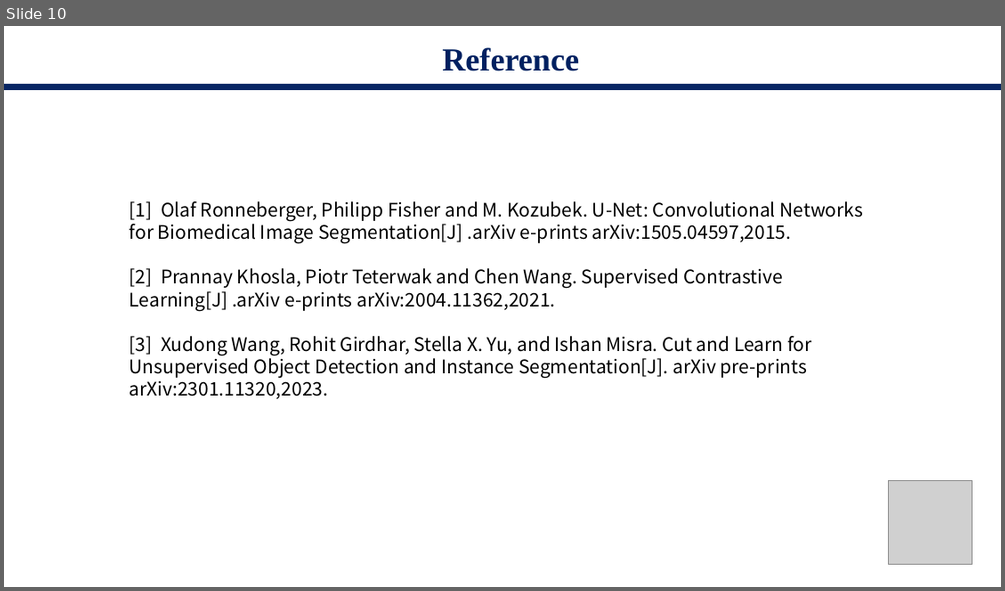
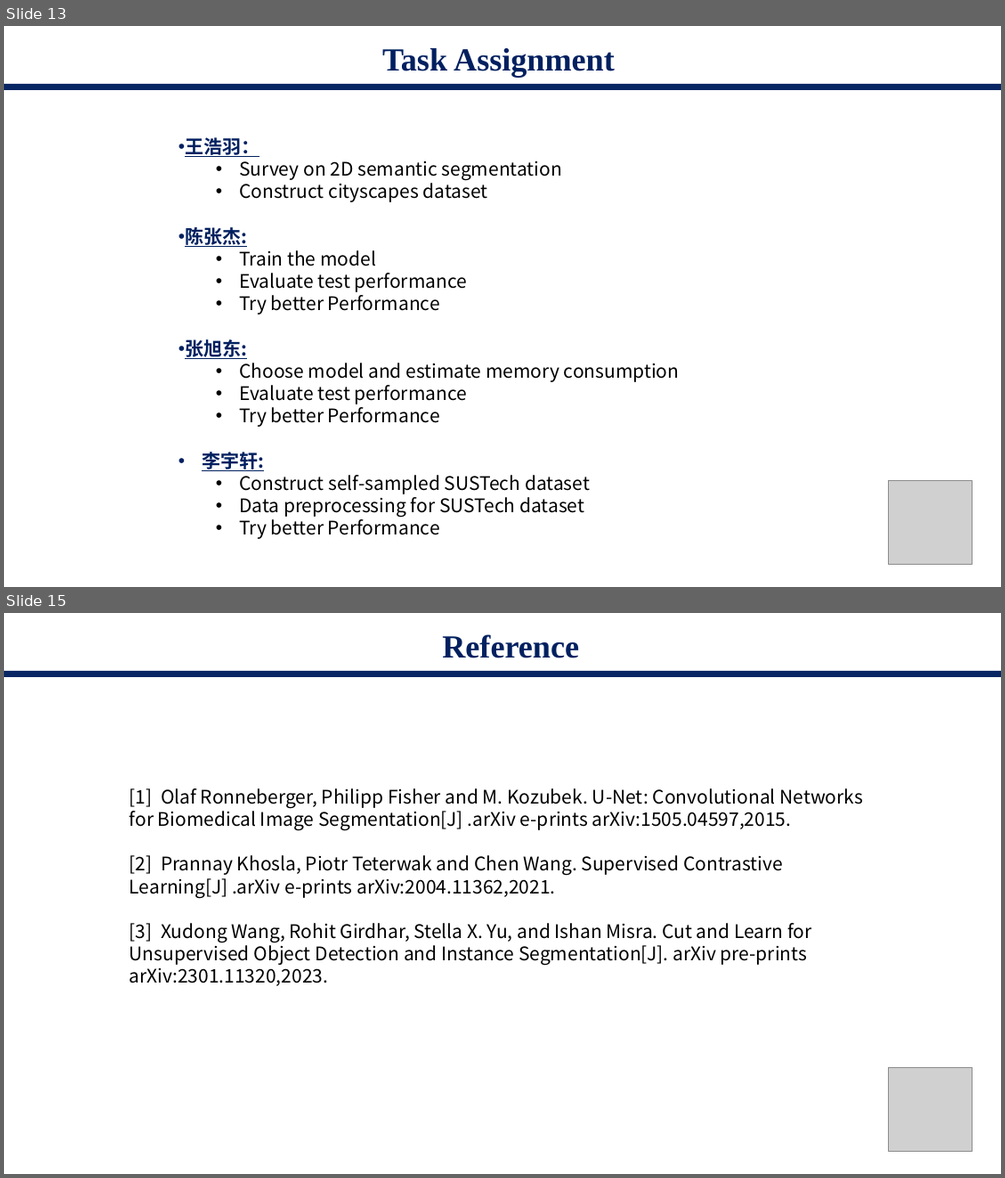
Before and after one commit to starga2er777/CS405_Project_SUSTech, a slide deck: proposal.pptx. Shown one above the other, each under a label of ours: slide 10 before the commit, slides 13 and 15 after it; the slides between them are not shown. The pictures are 1005x591 and 1005x1178 pixels, drawn with LibreOffice and Linux fonts; fonts in the diff are those of the drawing; grey boxes stand for pictures. Boxes give left, top, right and bottom in pixels: in the first picture for what was removed or moved away, otherwise in the second. Text is boxed around its words. In the diff, an @@ line names an element or a change of style, - is before the commit and + after.

```diff
--- a/proposal.pptx
+++ b/proposal.pptx
@@ slide 13 added at box(4, 26, 1001, 587), background #FFFFFF @@
@@ title added at box(382, 48, 615, 77), 31 pt, text #002060, bold @@
+Task Assignment
@@ rectangle added at box(4, 84, 1001, 89), fill #002060 at 97% opacity @@
@@ text added at box(185, 137, 680, 539), 18 pt, text #000000 @@
+• 王浩羽：
+  • Survey on 2D semantic segmentation
+  • Construct cityscapes dataset
+• 陈张杰:
+  • Train the model
+  • Evaluate test performance
+  • Try better Performance
+• 张旭东:
+  • Choose model and estimate memory consumption
+  • Evaluate test performance
+  • Try better Performance
+• 李宇轩:
+  • Construct self-sampled SUSTech dataset
+  • Data preprocessing for SUSTech dataset
+  • Try better Performance
@@ picture added at box(888, 481, 971, 564) @@
@@ what was slide 10 is now slide 15 @@
```
Also in this commit, not shown: 7 slides changed, 7 other slides added, 3 slides removed, 2 other files.
